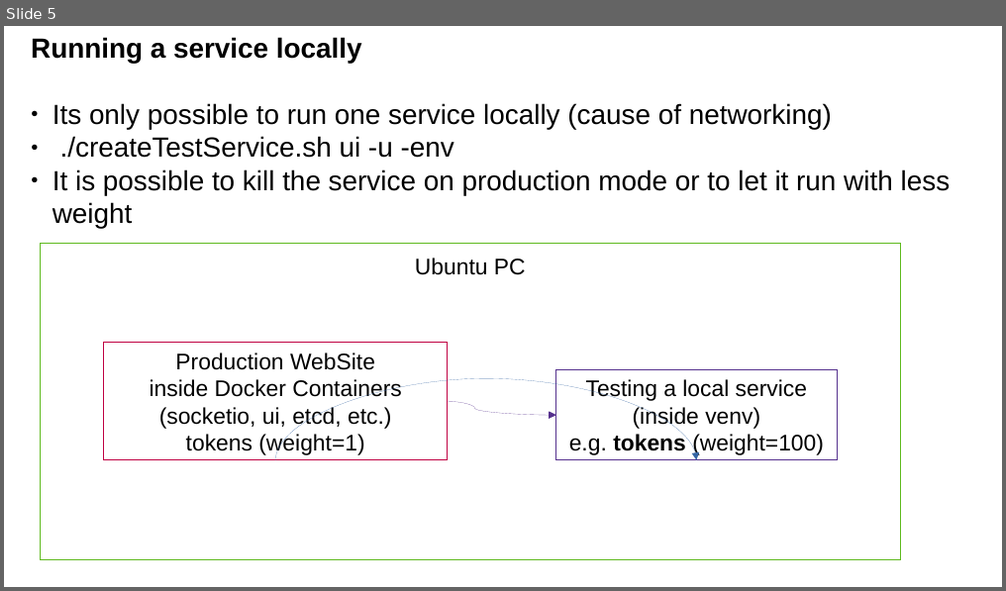
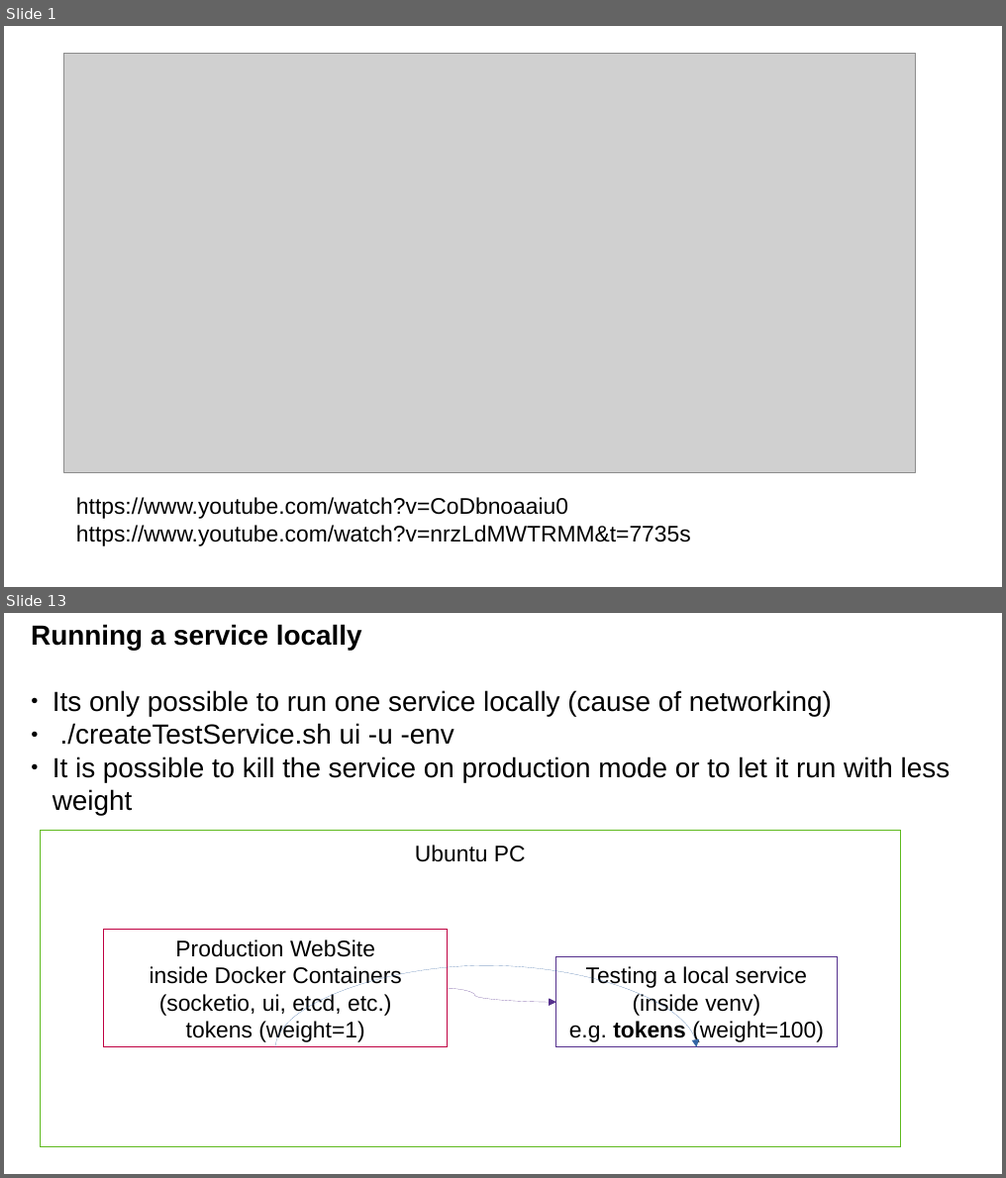
Before and after one commit to CesMak/microflack_admin, a slide deck: docu/praesi.odp. Shown one above the other, each under a label of ours: slide 5 before the commit, slides 1 and 13 after it; the slides between them are not shown. The pictures are 1006x591 and 1006x1178 pixels, drawn with LibreOffice and Linux fonts; fonts in the diff are those of the drawing; grey boxes stand for pictures. Boxes give left, top, right and bottom in pixels: in the first picture for what was removed or moved away, otherwise in the second. Text is boxed around its words. In the diff, an @@ line names an element or a change of style, - is before the commit and + after.

```diff
--- a/docu/praesi.odp
+++ b/docu/praesi.odp
@@ slide 1 added at (4, 26, 1002, 587), background #FFFFFF @@
@@ picture added at (63, 53, 917, 473) @@
@@ text added at (76, 497, 691, 547), 18 pt, text #000000 @@
+https://www.youtube.com/watch?v=CoDbnoaaiu0
+https://www.youtube.com/watch?v=nrzLdMWTRMM&t=7735s
@@ what was slide 5 is now slide 13 @@
```
Also in this commit, not shown: 3 slides changed, 8 other slides added, 1 slide removed, 8 other files.
